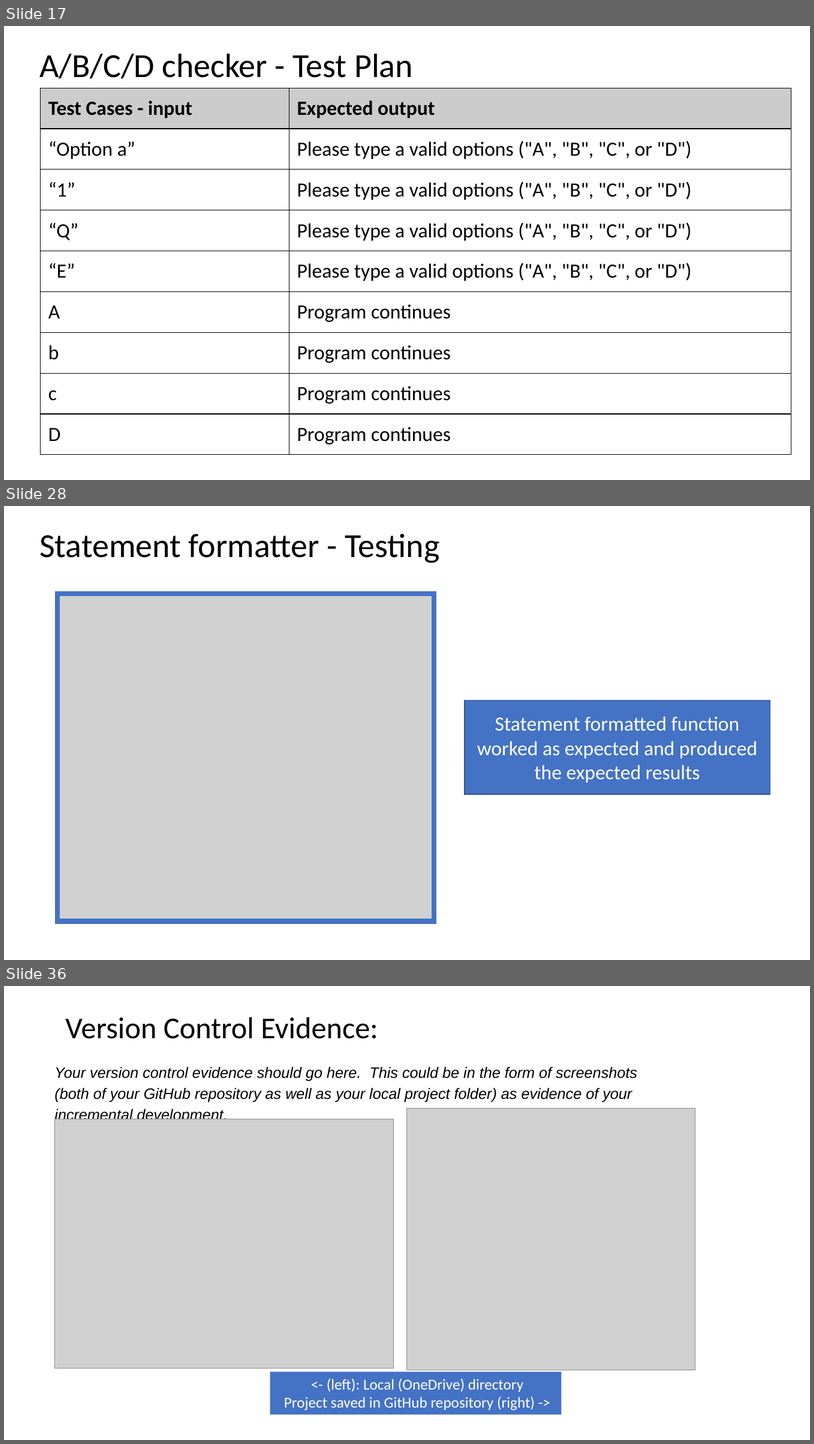
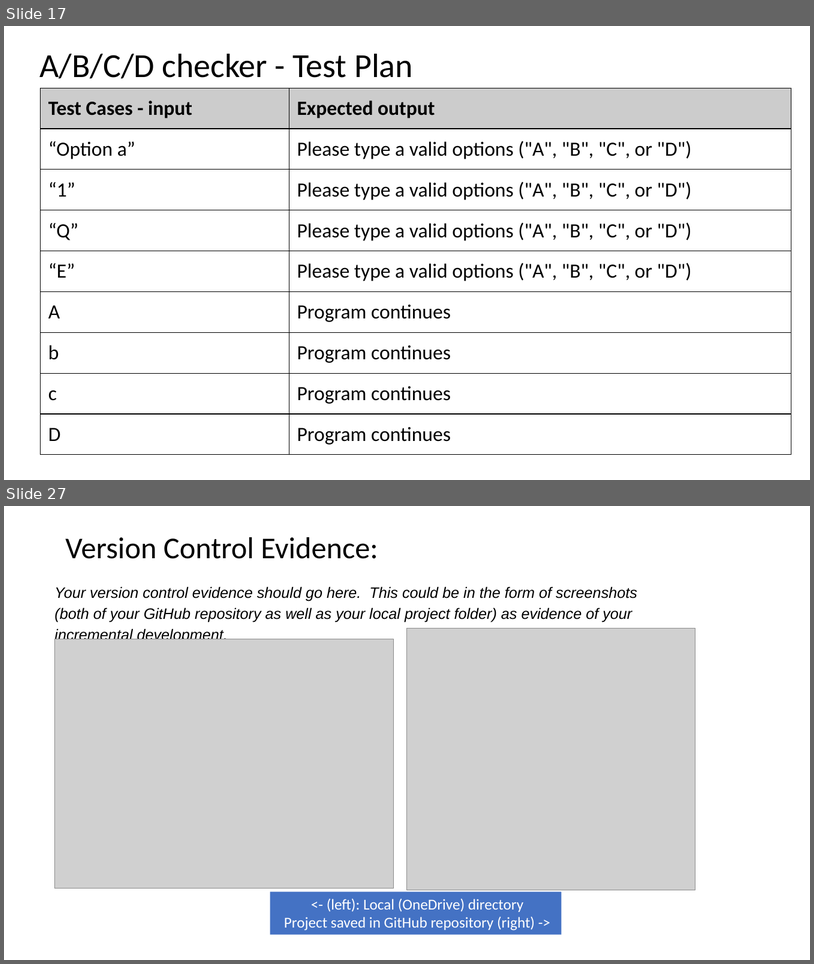
Before and after one commit to twschool/Assessment, a slide deck: Maori quiz documentation.pptx. Shown one above the other, each under a label of ours: slides 17, 28 and 36 before the commit, slides 17 and 27 after it; the slides between them are not shown. The pictures are 814x1444 and 814x964 pixels, drawn with LibreOffice and Linux fonts; fonts in the diff are those of the drawing; grey boxes stand for pictures. Boxes give left, top, right and bottom in pixels: in the first picture for what was removed or moved away, otherwise in the second. Text is boxed around its words. In the diff, an @@ line names an element or a change of style, - is before the commit and + after.

```diff
--- a/Maori quiz documentation.pptx
+++ b/Maori quiz documentation.pptx
@@ slide 28 removed at bbox=[4, 506, 810, 960], background #FFFFFF @@
@@ title removed at bbox=[39, 534, 440, 563] @@
-Statement formatter - Testing
@@ picture removed at bbox=[57, 594, 434, 921] @@
@@ rectangle removed at bbox=[57, 594, 434, 921] @@
@@ rectangle removed at bbox=[465, 700, 770, 794] @@
-Statement formatted function worked as expected and produced the expected results
@@ what was slide 36 is now slide 27 @@
```
Also in this commit, not shown: 6 slides changed, 2 slides added, 10 other slides removed, 1 other file.
